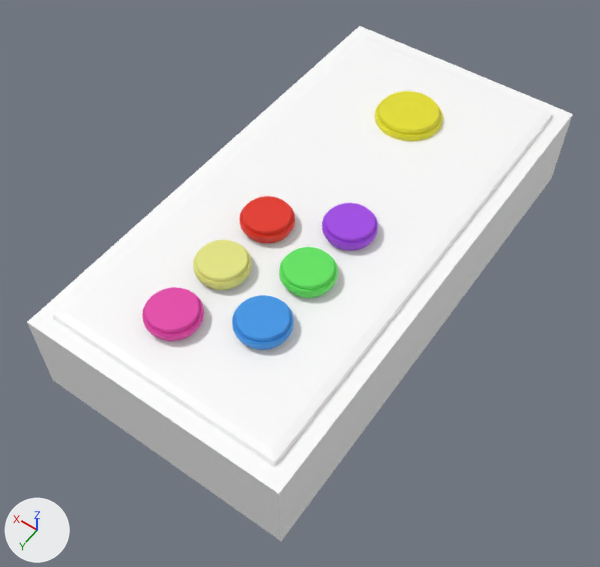
The FBX model CONTROLES.fbx as it was, and as the next commit left it.
One viewpoint serves both versions: a camera (50 mm lens) standing at (-1.46, 0.975, 1.386) and looking at (-0.808, 0.063, -0.047). The lights are fixed; the arrows at lower left show +X, +Y and +Z. Where no turn or scale is listed for an object, it has been applied to the vertices.

Script lines for the objects in view, before the commit:
```python
ob_button_options_001 = bpy.data.objects.new('button options.001', me_cylinder_016)
ob_button_options_001.location = (-0.771, 0.12, 0.188)
ob_button_options_002 = bpy.data.objects.new('button options.002', me_cylinder_015)
ob_button_options_002.location = (-0.771, 0.259, 0.188)
ob_button_options_003 = bpy.data.objects.new('button options.003', me_cylinder_018)
ob_button_options_003.location = (-0.912, 0.181, 0.188)
ob_button_options_004 = bpy.data.objects.new('button options.004', me_cylinder_019)
ob_button_options_004.location = (-0.912, 0.042, 0.188)
ob_help_base = bpy.data.objects.new('help base', me_cube_007)
ob_help_base.location = (-0.651, 0.452, 0.057)
# also in view: 'button options' at (-0.771, 0.398, 0.188); 'button options.005' at (-0.833, -0.312, 0.17); 'button options.006' at (-0.912, 0.32, 0.188)
```
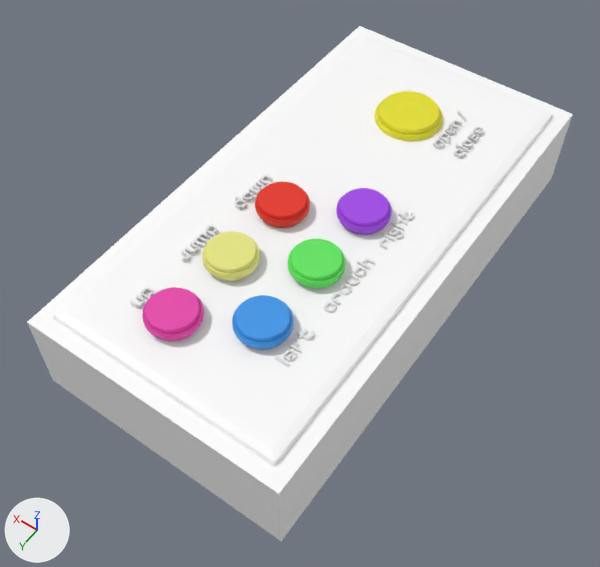
Commit message: CONTROLES FINAL

Where the change shows, as pixel boxes (x1, y1, x2, y2) in the pictures (600 x 567 px):
'button options.004', moved: before (322, 203, 378, 251); after (336, 188, 392, 235)
'button options.001', moved: before (239, 196, 295, 243); after (255, 182, 310, 228)
'button options.003', moved: before (279, 247, 338, 298); after (288, 239, 346, 289)
'button options.002', moved: before (193, 240, 252, 290); after (202, 231, 260, 281)
'Text.001', added: after (433, 110, 484, 159)
'Text.004', added: after (324, 258, 375, 313)
'Text', added: after (182, 225, 218, 262)
'Text.003', added: after (235, 175, 273, 210)
'Text.006', added: after (379, 211, 415, 250)
'Text.005', added: after (275, 329, 315, 367)
'Text.002', added: after (130, 287, 154, 309)

Diff of the bpy script that builds the scene:
```diff
--- a/CONTROLES.fbx.py
+++ b/CONTROLES.fbx.py
@@ me_text_001 @@
+me_text_001.from_pydata(...)  # 308 vertices, 434 faces; spans x -0.0505..0.027, y -0.129..-0.0026, z -0.1278..0.0
@@ me_text_005 @@
+me_text_005.from_pydata(...)  # 128 vertices, 176 faces; spans x -0.001..0.027, y -0.086..-0.003, z -0.417..0.0
@@ me_text_004 @@
+me_text_004.from_pydata(...)  # 192 vertices, 268 faces; spans x -0.001..0.027, y -0.148..-0.003, z -0.194..0.0
@@ me_text_003 @@
+me_text_003.from_pydata(...)  # 180 vertices, 272 faces; spans x -0.0005..0.027, y -0.1056..-0.0026, z 0.0..0.0739
@@ me_text_006 @@
+me_text_006.from_pydata(...)  # 160 vertices, 220 faces; spans x -0.008..0.027, y -0.111..-0.003, z -0.405..0.0
@@ me_text @@
+me_text.from_pydata(...)  # 116 vertices, 162 faces; spans x -0.0081..0.0193, y -0.1017..-0.0026, z -0.022..0.0
@@ me_text_002 @@
+me_text_002.from_pydata(...)  # 56 vertices, 80 faces; spans x -0.0081..0.0193, y -0.0476..-0.0026, z -0.1342..0.0
@@ ob_button_options_001 @@
 ob_button_options_001 = bpy.data.objects.new('button options.001', me_cylinder_016)
-ob_button_options_001.location = (-0.771, 0.12, 0.188)
+ob_button_options_001.location = (-0.771, 0.071, 0.188)
@@ ob_button_options_003 @@
 ob_button_options_003 = bpy.data.objects.new('button options.003', me_cylinder_018)
-ob_button_options_003.location = (-0.912, 0.181, 0.188)
+ob_button_options_003.location = (-0.912, 0.155, 0.188)
@@ ob_button_options_004 @@
 ob_button_options_004 = bpy.data.objects.new('button options.004', me_cylinder_019)
-ob_button_options_004.location = (-0.912, 0.042, 0.188)
+ob_button_options_004.location = (-0.912, -0.008, 0.188)
@@ ob_button_options_002 @@
 ob_button_options_002 = bpy.data.objects.new('button options.002', me_cylinder_015)
-ob_button_options_002.location = (-0.771, 0.259, 0.188)
+ob_button_options_002.location = (-0.771, 0.233, 0.188)
@@ ob_text_001 @@
+ob_text_001 = bpy.data.objects.new('Text.001', me_text_001)
+ob_text_001.location = (-0.939, -0.262, 0.178)
@@ ob_text_005 @@
+ob_text_005 = bpy.data.objects.new('Text.005', me_text_005)
+ob_text_005.location = (-0.996, 0.363, 0.175)
@@ ob_text_004 @@
+ob_text_004 = bpy.data.objects.new('Text.004', me_text_004)
+ob_text_004.location = (-0.994, 0.227, 0.174)
@@ ob_text_003 @@
+ob_text_003 = bpy.data.objects.new('Text.003', me_text_003)
+ob_text_003.location = (-0.706, 0.122, 0.104)
@@ ob_text_006 @@
+ob_text_006 = bpy.data.objects.new('Text.006', me_text_006)
+ob_text_006.location = (-0.994, 0.04, 0.174)
@@ ob_text @@
+ob_text = bpy.data.objects.new('Text', me_text)
+ob_text.location = (-0.703, 0.289, 0.179)
@@ ob_text_002 @@
+ob_text_002 = bpy.data.objects.new('Text.002', me_text_002)
+ob_text_002.location = (-0.705, 0.422, 0.178)
```
